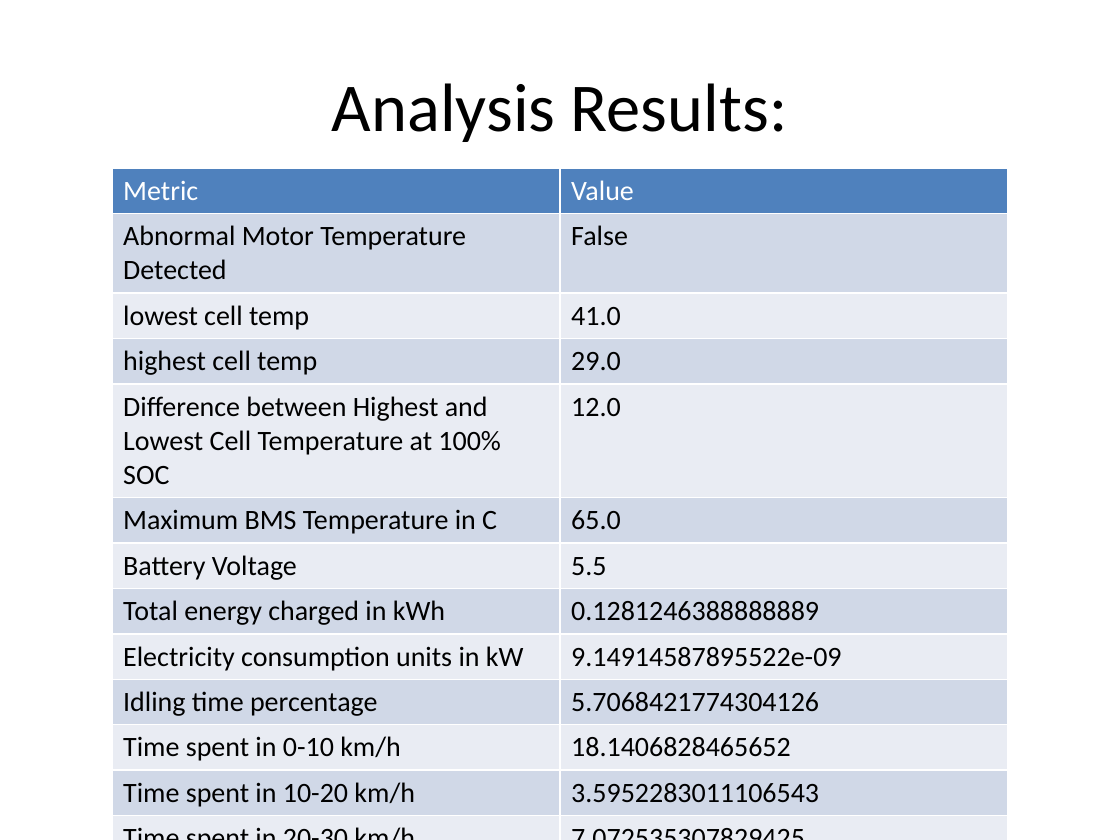
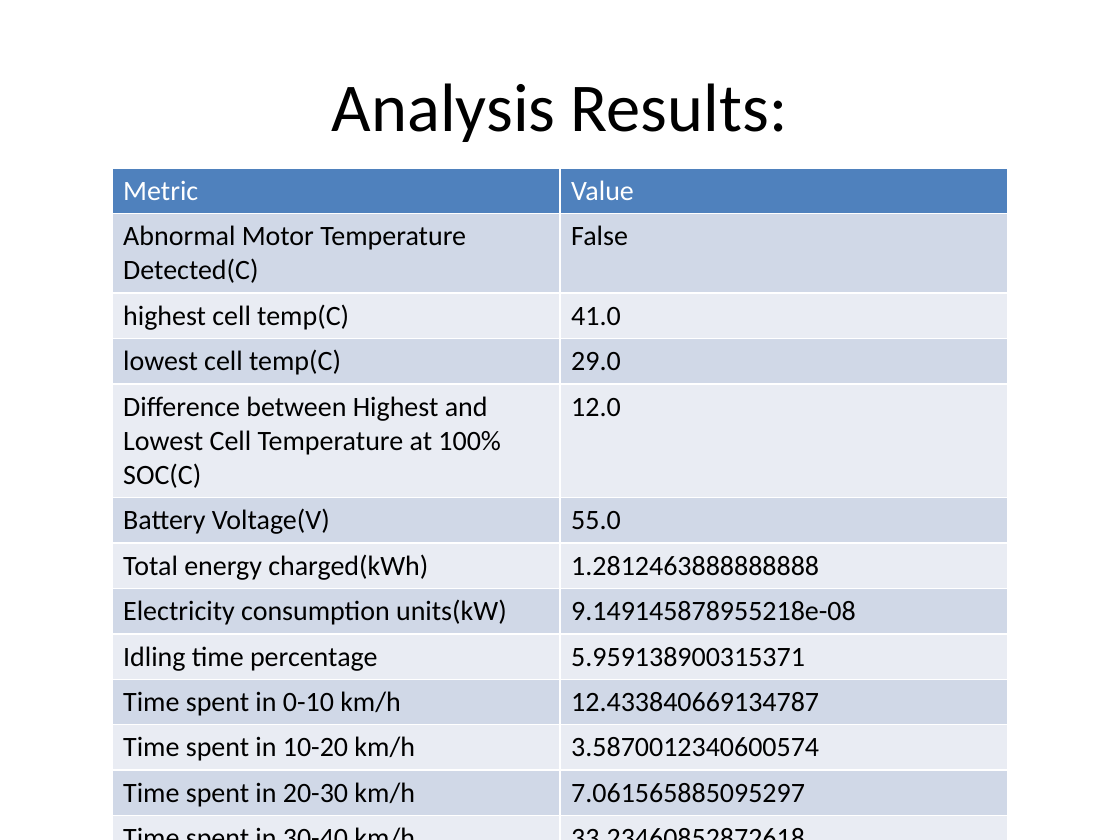
Before and after one commit to annmonrajijames/Automationdashboard, a slide deck: slide 4 of Automationdashboard/MAIN_FOLDER/Automation_Dashboard_Batterywise/V4/D11_03_2024/B3_B15_15.33_16.39/analysis_B3_B15_15.33_16.39.pptx. Drawn at 1120x840 pixels with LibreOffice and Linux fonts; fonts in the diff are those of the drawing. Boxes give left, top, right and bottom in pixels: in the first picture for what was removed or moved away, otherwise in the second. Text is boxed around its words. In the diff, an @@ line names an element or a change of style, - is before the commit and + after.

Commit message:
Made changes with regenerative effectiveness, Rectified the anomaly in the Total SOC consumed

```diff
--- a/Automationdashboard/MAIN_FOLDER/Automation_Dashboard_Batterywise/V4/D11_03_2024/B3_B15_15.33_16.39/analysis_B3_B15_15.33_16.39.pptx
+++ b/Automationdashboard/MAIN_FOLDER/Automation_Dashboard_Batterywise/V4/D11_03_2024/B3_B15_15.33_16.39/analysis_B3_B15_15.33_16.39.pptx
@@ table at (112,168,1008,811) @@
-row 2, column 1: Abnormal Motor Temperature Detected
+row 2, column 1: Abnormal Motor Temperature Detected(C)
-row 3, column 1: lowest cell temp
+row 3, column 1: highest cell temp(C)
-row 4, column 1: highest cell temp
+row 4, column 1: lowest cell temp(C)
-row 5, column 1: Difference between Highest and Lowest Cell Temperature at 100% SOC
+row 5, column 1: Difference between Highest and Lowest Cell Temperature at 100% SOC(C)
-row 6, column 1: Maximum BMS Temperature in C
+row 6, column 1: Battery Voltage(V)
-row 6, column 2: 65.0
+row 6, column 2: 55.0
-row 7, column 1: Battery Voltage
+row 7, column 1: Total energy charged(kWh)
-row 7, column 2: 5.5
+row 7, column 2: 1.2812463888888888
-row 8, column 1: Total energy charged in kWh
+row 8, column 1: Electricity consumption units(kW)
-row 8, column 2: 0.1281246388888889
+row 8, column 2: 9.149145878955218e-08
-row 9, column 1: Electricity consumption units in kW
+row 9, column 1: Idling time percentage
-row 9, column 2: 9.14914587895522e-09
+row 9, column 2: 5.959138900315371
-row 10, column 1: Idling time percentage
+row 10, column 1: Time spent in 0-10 km/h
-row 10, column 2: 5.7068421774304126
+row 10, column 2: 12.433840669134787
-row 11, column 1: Time spent in 0-10 km/h
+row 11, column 1: Time spent in 10-20 km/h
-row 11, column 2: 18.1406828465652
+row 11, column 2: 3.5870012340600574
-row 12, column 1: Time spent in 10-20 km/h
+row 12, column 1: Time spent in 20-30 km/h
-row 12, column 2: 3.5952283011106543
+row 12, column 2: 7.061565885095297
-row 13, column 1: Time spent in 20-30 km/h
+row 13, column 1: Time spent in 30-40 km/h
-row 13, column 2: 7.072535307829425
+row 13, column 2: 33.23460852872618
-row 14, column 1: Time spent in 30-40 km/h
+row 14, column 1: Time spent in 40-50 km/h
-row 14, column 2: 33.24283559577677
+row 14, column 2: 22.657342657342657
```
Also in this commit, not shown: 3 other slides changed, 13 other files.
